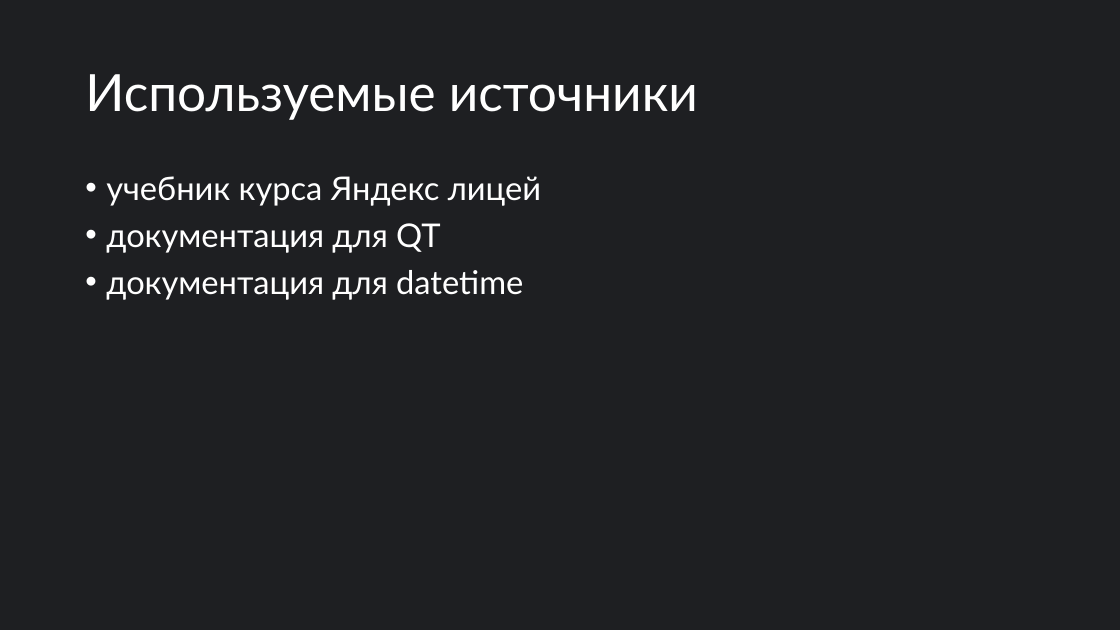
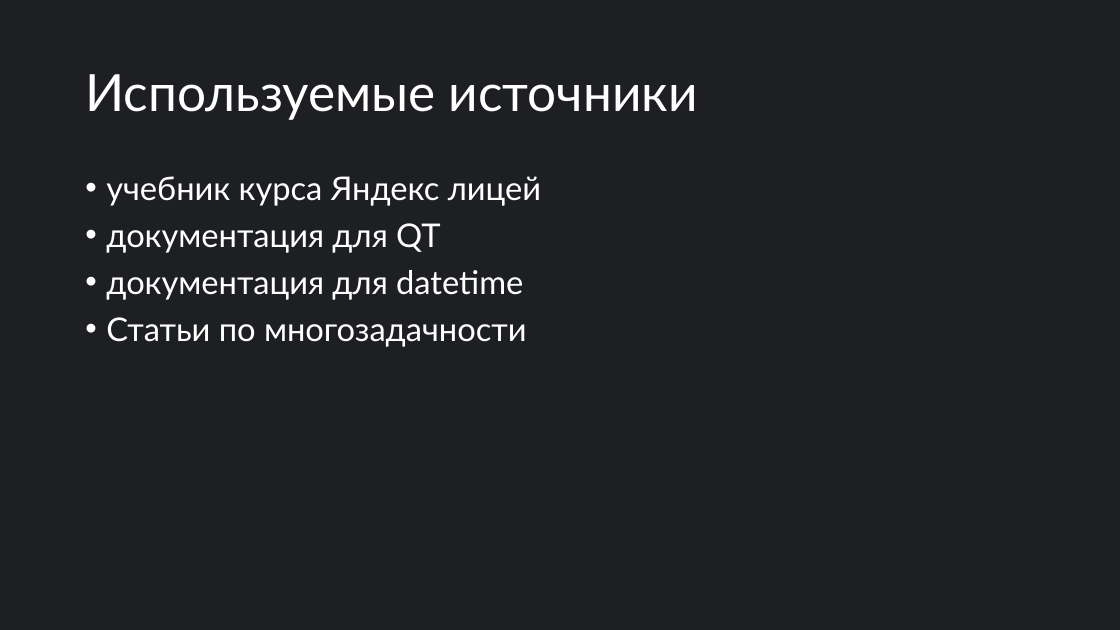
Before and after one commit to annakonda-com/CheckYourTime, a slide deck: slide 6 of Проект Check Your Time.pptx. Drawn at 1120x630 pixels with LibreOffice and Linux fonts; fonts in the diff are those of the drawing. Boxes give left, top, right and bottom in pixels: in the first picture for what was removed or moved away, otherwise in the second. Text is boxed around its words. In the diff, an @@ line names an element or a change of style, - is before the commit and + after.

```diff
--- a/Проект Check Your Time.pptx
+++ b/Проект Check Your Time.pptx
@@ text at box(106, 317, 527, 347): paragraph added @@
+• Статьи по многозадачности
```
Also in this commit, not shown: 3 other slides changed, 3 slides added, 1 slide removed, 2 other files.
